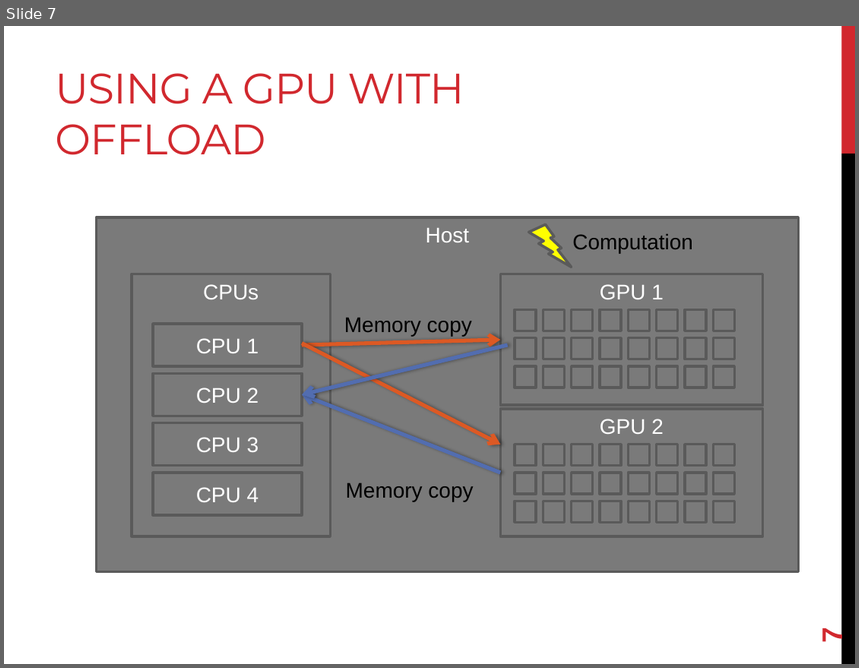
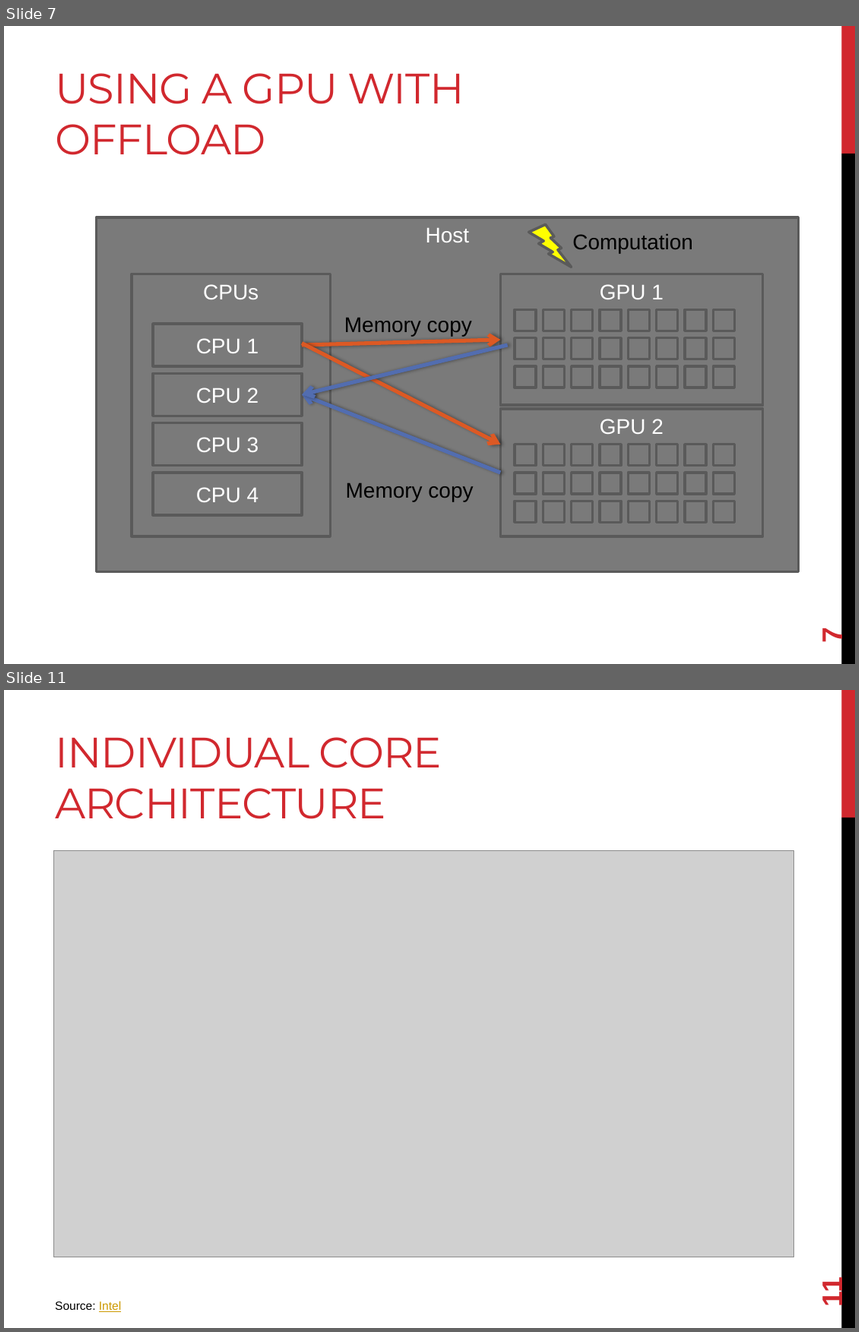
Before and after one commit to joshpeterson/DevelopingConcurrentSoftware, a slide deck: Lectures/Hybrid Concurrency/Hybrid Concurrency.pptx. Shown one above the other, each under a label of ours: slide 7 before the commit, slides 7 and 11 after it; the slides between them are not shown. The pictures are 859x668 and 859x1332 pixels, drawn with LibreOffice and Linux fonts; fonts in the diff are those of the drawing; grey boxes stand for pictures. Boxes give left, top, right and bottom in pixels: in the first picture for what was removed or moved away, otherwise in the second. Text is boxed around its words. In the diff, an @@ line names an element or a change of style, - is before the commit and + after.

```diff
--- a/Lectures/Hybrid Concurrency/Hybrid Concurrency.pptx
+++ b/Lectures/Hybrid Concurrency/Hybrid Concurrency.pptx
@@ slide 11 added at (x1=4, y1=690, x2=855, y2=1328), background #FFFFFF; not listed: 2 template elements that a slide beside it also shows @@
@@ title added at (x1=55, y1=737, x2=443, y2=819), 36 pt, text #D1282E @@
+INDIVIDUAL CORE ARCHITECTURE
@@ picture added at (x1=53, y1=851, x2=794, y2=1258) @@
@@ page number added at (x1=816, y1=1280, x2=848, y2=1306), 24 pt, text #D1282E, bold @@
+11
@@ text added at (x1=55, y1=1301, x2=121, y2=1312), 10 pt, text #000000 @@
+Source: Intel
```
Also in this commit, not shown: 3 slides changed, 11 other slides added.
